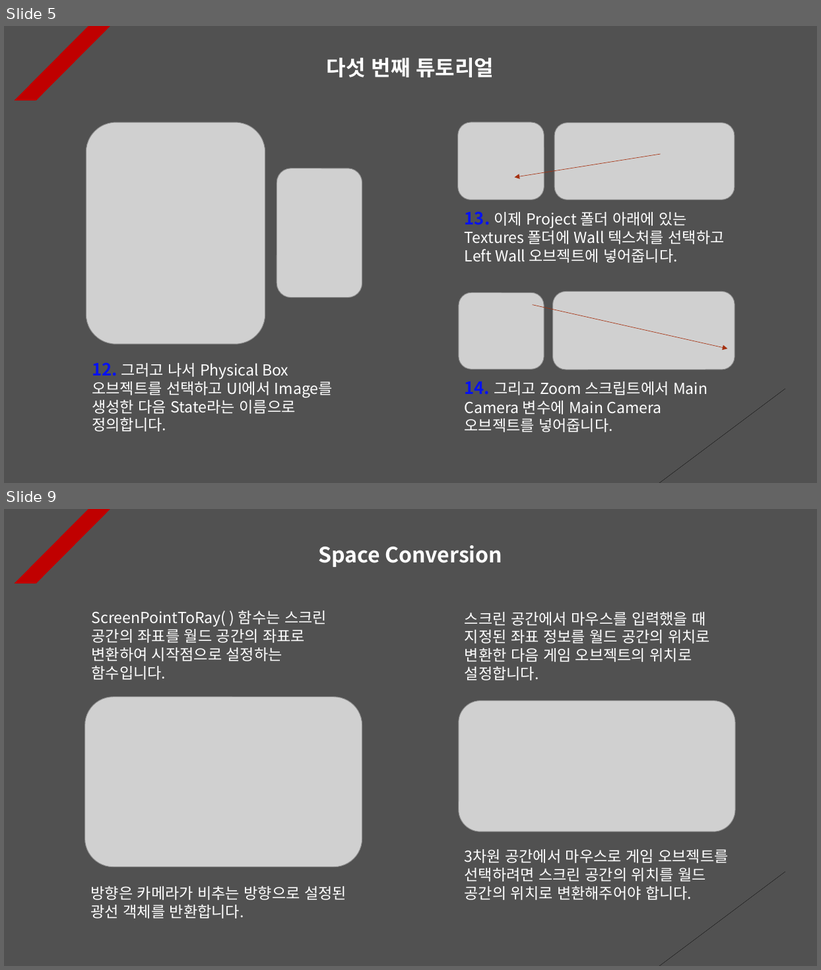
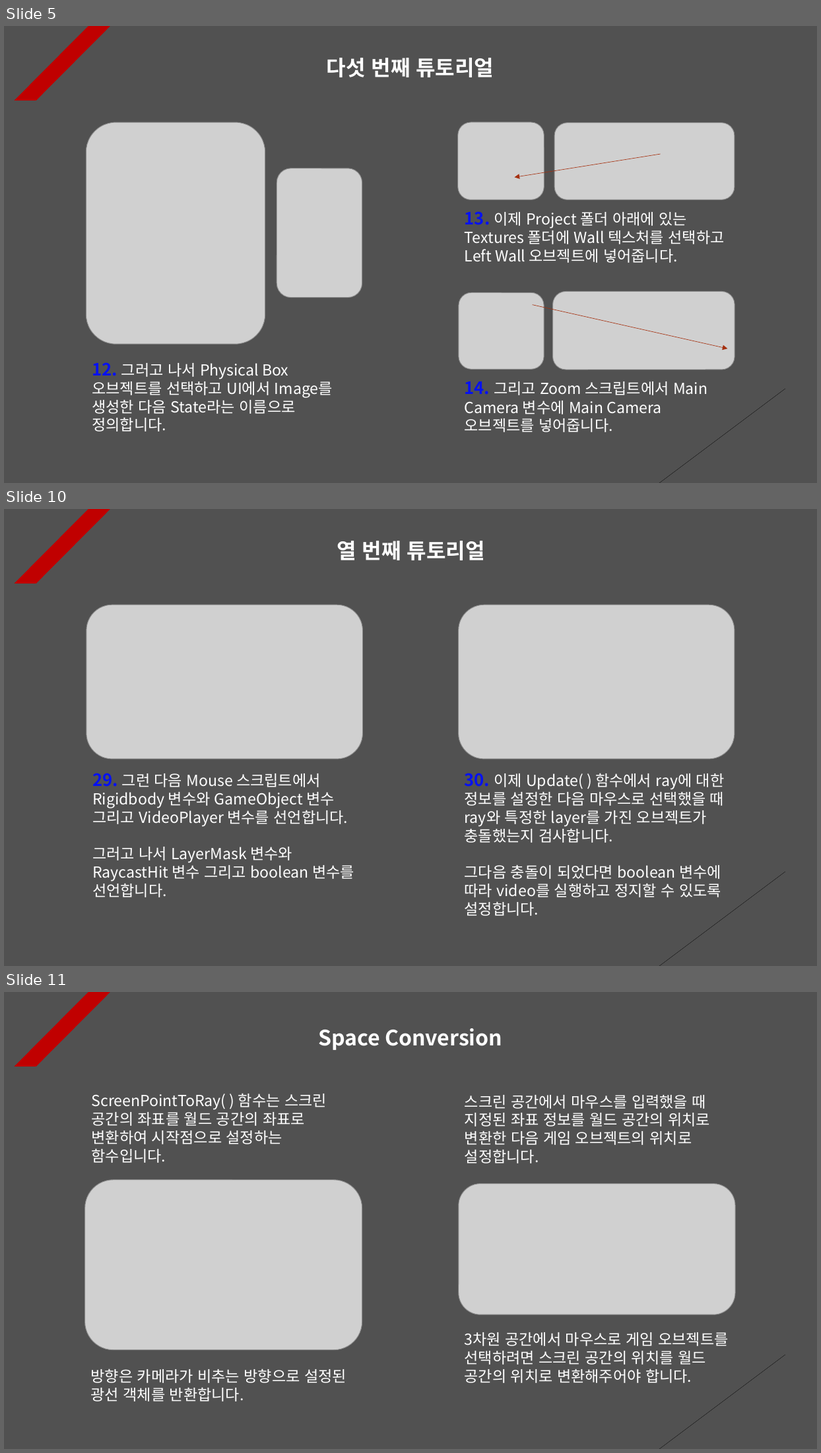
Before and after one commit to Unity2033/3D-UnityEngine, a slide deck: Assets/Class/Mouse Function/PPT Data/Mouse Example.pptx. Shown one above the other, each under a label of ours: slides 5 and 9 before the commit, slides 5, 10 and 11 after it; the slides between them are not shown. The pictures are 821x970 and 821x1453 pixels, drawn with LibreOffice and Linux fonts; fonts in the diff are those of the drawing; grey boxes stand for pictures. Boxes give left, top, right and bottom in pixels: in the first picture for what was removed or moved away, otherwise in the second. Text is boxed around its words. In the diff, an @@ line names an element or a change of style, - is before the commit and + after.

Commit message:
Define how to use Raycast
- Raycast PPT Data Update

- Implementation of On/Off function
  of video player using Raycast

- Add and set up layers

```diff
--- a/Assets/Class/Mouse Function/PPT Data/Mouse Example.pptx
+++ b/Assets/Class/Mouse Function/PPT Data/Mouse Example.pptx
@@ slide 10 added at <box>4,509,817,966</box>, background #515151; not listed: 2 template elements that a slide beside it also shows @@
@@ text added at <box>337,541,485,560</box>, 25 pt, text #FFFFFF, bold @@
+열 번째 튜토리얼
@@ picture added at <box>86,605,362,759</box> @@
@@ picture added at <box>459,605,735,759</box> @@
@@ text added at <box>92,773,354,898</box>, 18 pt, text #FFFFFF @@
+29. 그런 다음 Mouse 스크립트에서 Rigidbody 변수와 GameObject 변수 그리고 VideoPlayer 변수를 선언합니다.
+그러고 나서 LayerMask 변수와 RaycastHit 변수 그리고 boolean 변수를 선언합니다.
@@ text added at <box>465,773,725,916</box>, 18 pt, text #FFFFFF @@
+30. 이제 Update( ) 함수에서 ray에 대한 정보를 설정한 다음 마우스로 선택했을 때 ray와 특정한 layer를 가진 오브젝트가 충돌했는지 검사합니다.
+그다음 충돌이 되었다면 boolean 변수에 따라 video를 실행하고 정지할 수 있도록 설정합니다.
@@ what was slide 9 is now slide 11 @@
```
Also in this commit, not shown: 1 slide changed, 3 other slides added, 8 other files.
